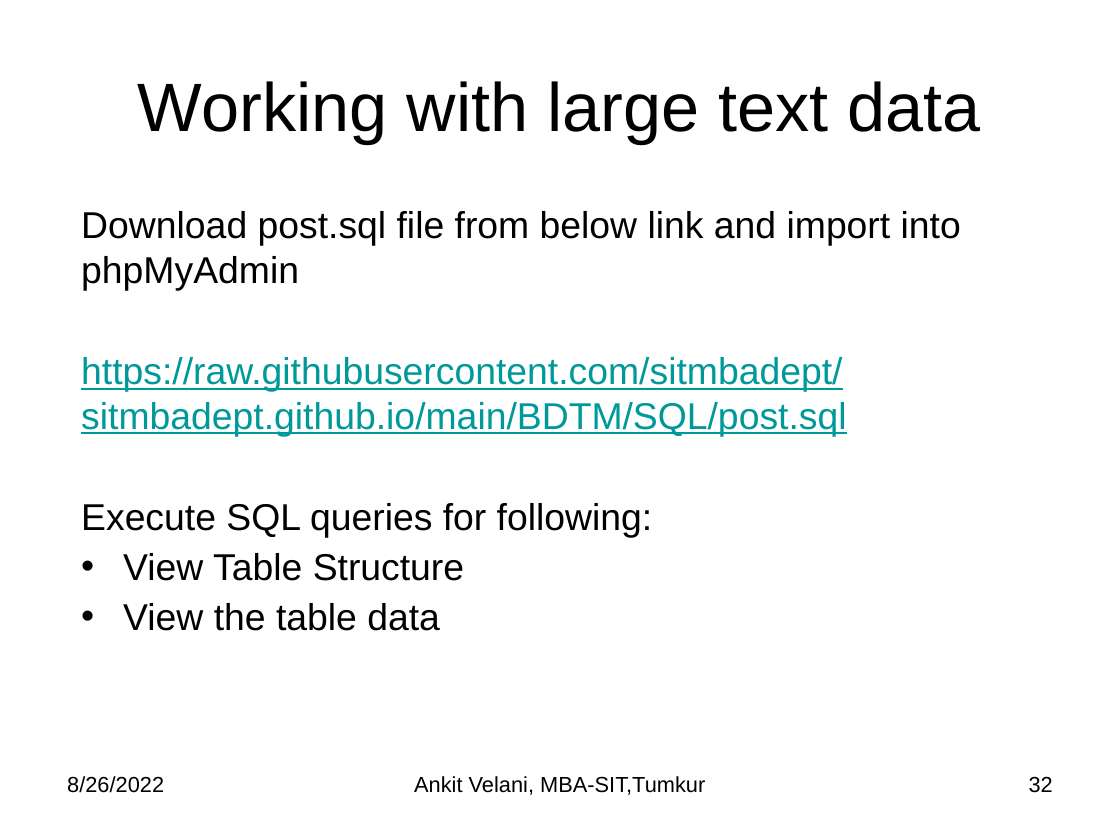
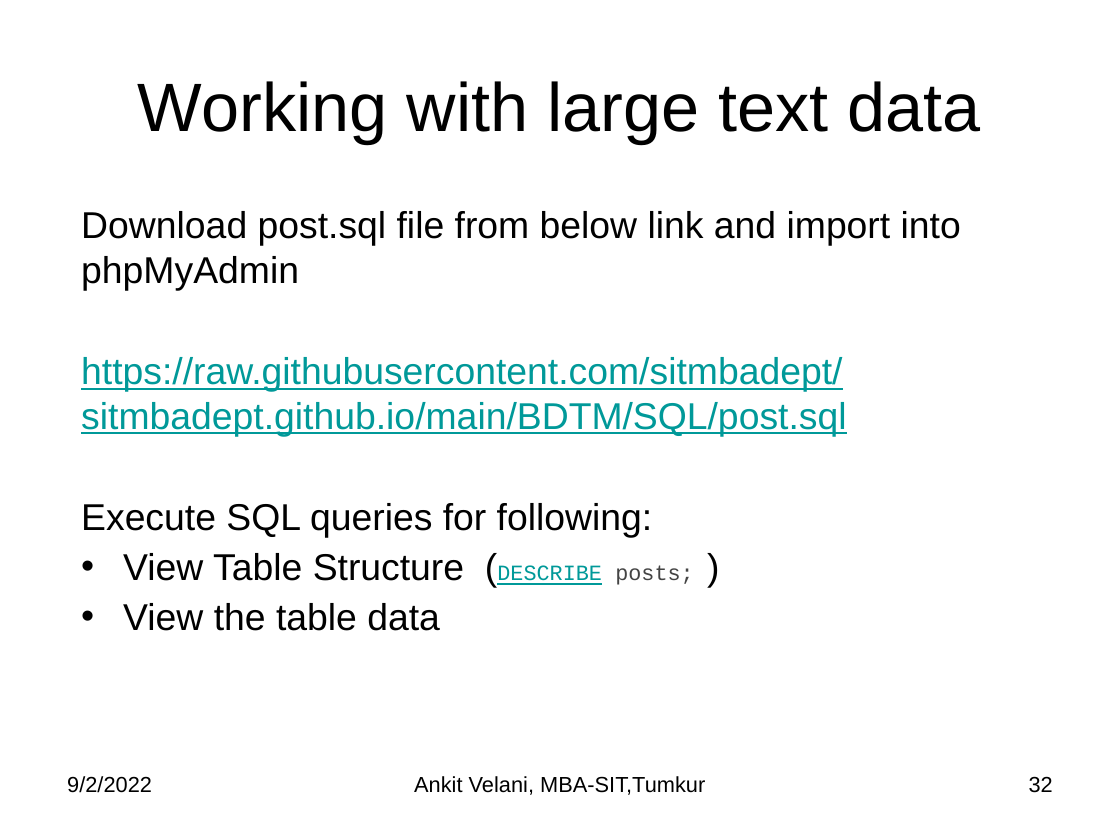
Before and after one commit to sitmbadept/sitmbadept.github.io, a slide deck: slide 32 of BDTM/SQL/Unit-2 MySQL.pptx. Drawn at 1120x840 pixels with LibreOffice and Linux fonts; fonts in the diff are those of the drawing. Boxes give left, top, right and bottom in pixels: in the first picture for what was removed or moved away, otherwise in the second. Text is boxed around its words. In the diff, an @@ line names an element or a change of style, - is before the commit and + after.

```diff
--- a/BDTM/SQL/Unit-2 MySQL.pptx
+++ b/BDTM/SQL/Unit-2 MySQL.pptx
@@ text at bbox=[123, 553, 693, 585]: text changed @@
-• View Table Structure
+• View Table Structure (DESCRIBE posts; )
@@ text at bbox=[67, 776, 152, 793]: text changed @@
-8/26/2022
+9/2/2022
```
Also in this commit, not shown: 36 other slides changed, 44 slides added, 1 other file.
